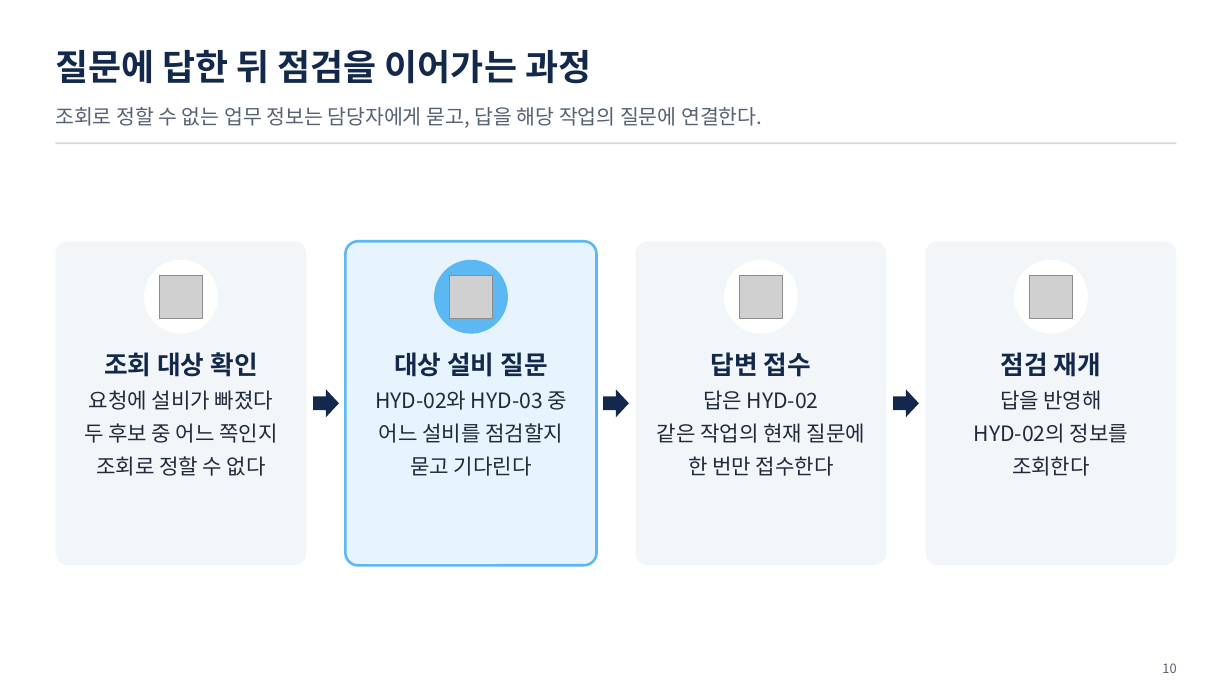
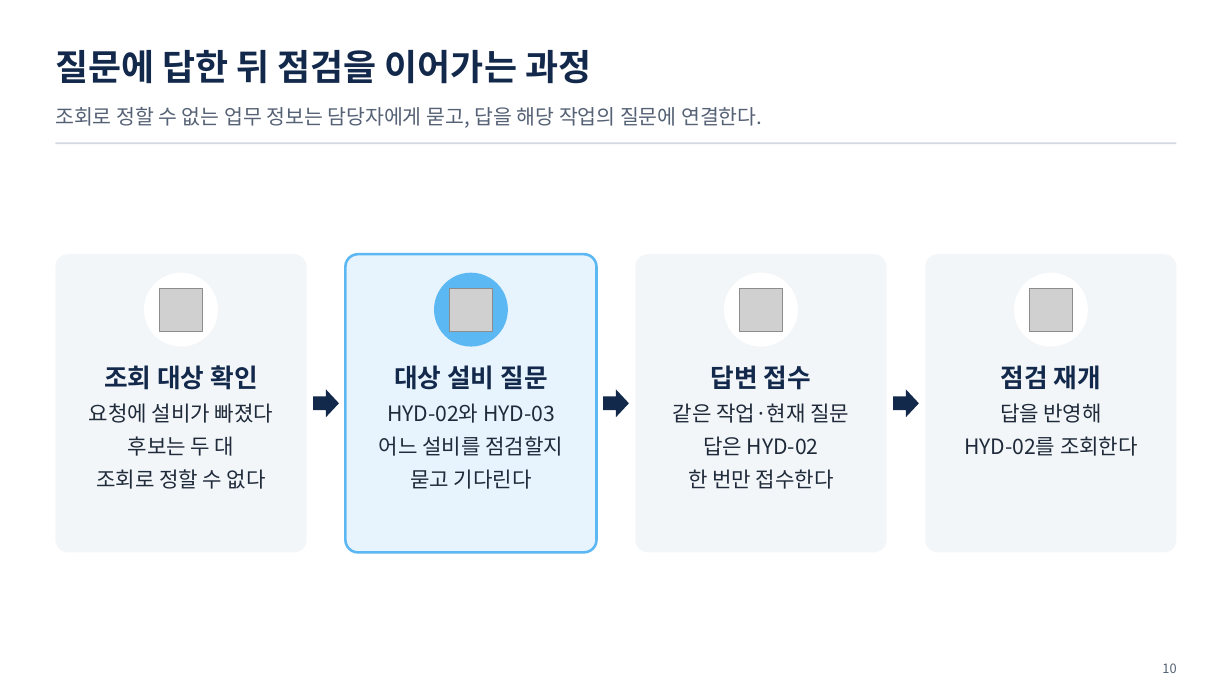
Before and after one commit to uengine-oss/hyd-iot-edu, a slide deck: slide 10 of workspace/강의제작/산출물/통합반/이론/07회차/통합반_07일차.pptx. Drawn at 1232x693 pixels with LibreOffice and Linux fonts; fonts in the diff are those of the drawing; grey boxes stand for pictures. Boxes give left, top, right and bottom in pixels: in the first picture for what was removed or moved away, otherwise in the second. Text is boxed around its words. In the diff, an @@ line names an element or a change of style, - is before the commit and + after.

```diff
--- a/workspace/강의제작/산출물/통합반/이론/07회차/통합반_07일차.pptx
+++ b/workspace/강의제작/산출물/통합반/이론/07회차/통합반_07일차.pptx
@@ rounded rectangle: place and size @@
-rounded rectangle at <box>55,241,307,566</box>
+rounded rectangle at <box>55,254,307,553</box>
@@ rounded rectangle: place and size @@
-rounded rectangle at <box>346,241,597,566</box>
+rounded rectangle at <box>346,254,597,553</box>
@@ rounded rectangle: place and size @@
-rounded rectangle at <box>636,241,887,566</box>
+rounded rectangle at <box>636,254,887,553</box>
@@ rounded rectangle: place and size @@
-rounded rectangle at <box>925,241,1177,566</box>
+rounded rectangle at <box>925,254,1177,553</box>
@@ 4 pictures, 4 ellipses: place and size @@
-4 pictures, 4 ellipses at <box>144,260,1088,334</box>
+4 pictures, 4 ellipses at <box>144,273,1088,347</box>
@@ text "조회 대상 확인": place and size @@
-text "조회 대상 확인" at <box>84,352,277,476</box>
+text "조회 대상 확인" at <box>89,365,273,489</box>
@@ text "대상 설비 질문": place and size @@
-text "대상 설비 질문" at <box>375,352,566,476</box>
+text "대상 설비 질문" at <box>379,365,563,489</box>
@@ text "답변 접수": place and size @@
-text "답변 접수" at <box>657,352,865,476</box>
+text "답변 접수" at <box>673,365,849,489</box>
@@ text "점검 재개": place and size @@
-text "점검 재개" at <box>974,352,1128,476</box>
+text "점검 재개" at <box>964,365,1138,456</box>
@@ text at <box>387,403,555,423</box>: text changed @@
-HYD-02와 HYD-03 중
+HYD-02와 HYD-03
@@ text at <box>673,403,849,423</box>: paragraph added @@
+같은 작업·현재 질문
@@ text at <box>128,436,234,456</box>: text changed @@
-두 후보 중 어느 쪽인지
+후보는 두 대
@@ text at <box>657,423,865,443</box>: paragraph removed @@
-같은 작업의 현재 질문에
@@ text at <box>964,436,1138,456</box>: text changed @@
-HYD-02의 정보를
-조회한다
+HYD-02를 조회한다
```
Also in this commit, not shown: 3 other slides changed, 14 other files.
